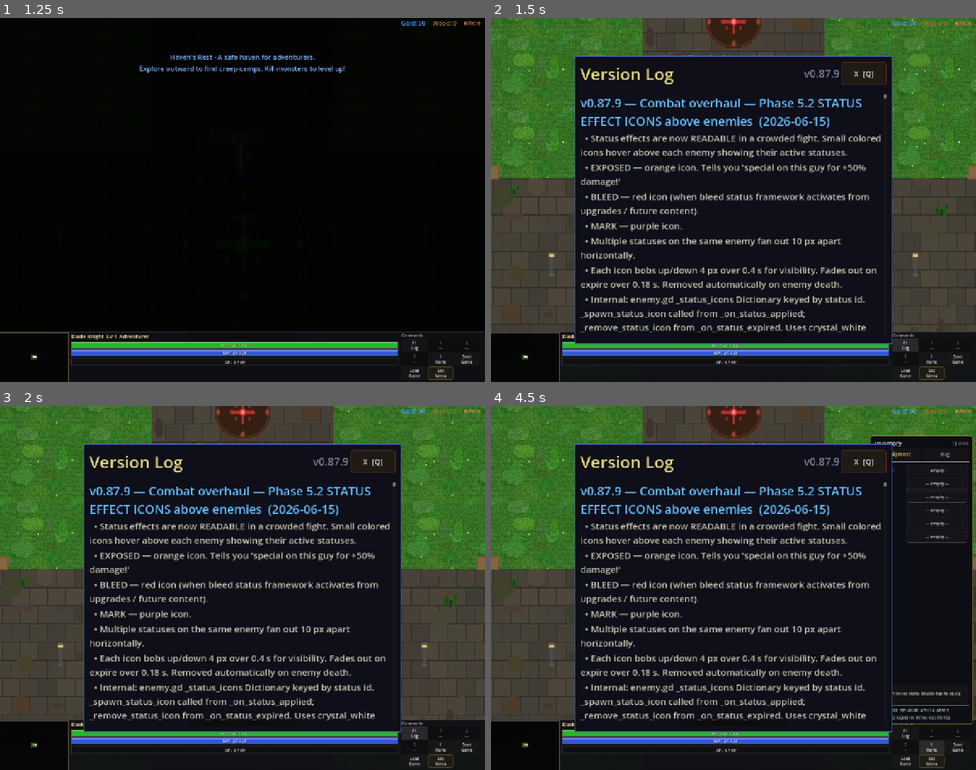
Above: before the commit, frames 1-4 (two rows, left to right).
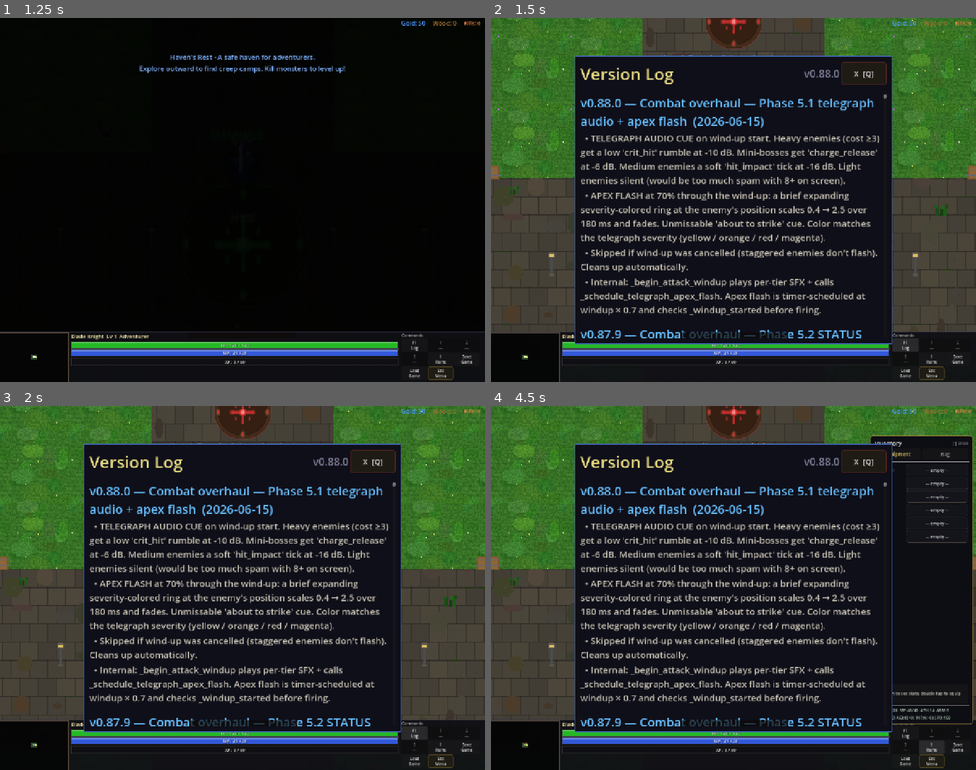
Above: after the commit, the same moments.

Repository: slxny/legends-open-rpg
Game: Godot game, scene res://scenes/main.tscn
Same seed, same stepped clock (60 frames per second), same inputs: the game is played once before the commit and once after it.
Inputs (mouse positions are in pixels of both pictures, inside the frame that each line leads up to):
- Up to frame 1 (1.25 s): tap Enter at 0.5 s; move the mouse to (218, 272) at 0.52 s; hold W (move_up) from 0.53 s (still down); hold Space (attack) from 0.53 s (still down); click (218, 272) at 0.67 s
- Up to frame 2 (1.5 s): release W (move_up) at 1.25 s; release Space (attack) at 1.25 s; click "F1 Log" at 1.25 s
- Up to frame 3 (2 s): no input
- Up to frame 4 (4.5 s): click "1 ---" at 2 s; click "2 ---" at 2.75 s; click "3 ---" at 3.5 s; click "I Items" at 4.25 s

Frame 1 is identical in both runs. In frame 2, 12% of the frame differs, in the area x 18-81%, y 14-88%; in frame 3, 12%; in frame 4, 12%.

Commit message:
v0.88.0: Combat overhaul — Phase 5.1 telegraph audio + apex flash
TELEGRAPH AUDIO CUE on wind-up start. Per-tier:
  light  (cost 1)  silent (would spam with 8+ on screen)
  medium (cost 2)  hit_impact at -16 dB
  heavy  (cost 3)  crit_hit at -10 dB
  boss            charge_release at -6 dB

APEX FLASH at 70% through wind-up:
- Severity-colored ring scales 0.4 → 2.5 over 180ms then fades.
- Color matches telegraph severity (yellow/orange/red/magenta).
- Unmissable 'about to strike' cue.
- Skipped if wind-up was cancelled (staggered enemies don't flash).

- enemy.gd _begin_attack_windup:
  Plays per-tier SFX after spawning telegraph arc / slam circle.
  Calls _schedule_telegraph_apex_flash().
- _schedule_telegraph_apex_flash creates SceneTreeTimer for
  windup_sec * 0.7. On timeout, checks owner valid + not dead +
  _windup_started, then calls _spawn_apex_flash with the severity
  color captured at schedule time.

Headless: smoke all PASS, parse clean.

Co-Authored-By: Claude Opus 4.7 (1M context) <noreply@anthropic.com>

Diff:
--- a/scenes/enemies/enemy.gd
+++ b/scenes/enemies/enemy.gd
@@ -4087,6 +4087,22 @@
 		else:
 			_spawn_telegraph_arc(target.global_position)
 
+	# Phase 5.1 — telegraph audio cue. Heavy/boss attacks get a low
+	# warning sound so the player notices even if they're not looking.
+	if AudioManager != null and AudioManager.has_method("play_sfx"):
+		var cost: int = _get_token_cost()
+		if is_mini_boss:
+			AudioManager.play_sfx("charge_release", -6.0)
+		elif cost >= 3:
+			AudioManager.play_sfx("crit_hit", -10.0)
+		elif cost == 2:
+			AudioManager.play_sfx("hit_impact", -16.0)
+
+	# Phase 5.1 — schedule apex flash just before strike lands. The flash
+	# is a brief expanding ring at the enemy's position that peaks right
+	# before the strike resolves, giving a visible "about to attack" beat.
+	_schedule_telegraph_apex_flash()
+
 
 # Striking phase: snap forward, normal colour. _end_attack_windup runs
 # even if the strike misses (range check fails), so visuals always reset.
@@ -4148,6 +4164,42 @@
 	if _telegraph_arc != null and is_instance_valid(_telegraph_arc):
 		_telegraph_arc.queue_free()
 	_telegraph_arc = null
+
+
+# Phase 5.1 — schedule a brief apex flash 70% through the wind-up so the
+# player sees an unmissable "about to strike" cue. Different intensity
+# per enemy tier.
+func _schedule_telegraph_apex_flash() -> void:
+	var windup: float = _get_windup_sec()
+	var delay: float = windup * 0.7
+	var owner_ref := self
+	var sev: Color = _get_telegraph_severity_color()
+	get_tree().create_timer(delay).timeout.connect(func() -> void:
+		if not is_instance_valid(owner_ref) or owner_ref._is_dead:
+			return
+		if not owner_ref._windup_started:
+			return  # wind-up was cancelled mid-flight
+		owner_ref._spawn_apex_flash(sev))
+
+
+func _spawn_apex_flash(severity: Color) -> void:
+	var tex = SpriteGenerator.get_texture("ring_flash")
+	if tex == null:
+		return
+	var flash := Sprite2D.new()
+	flash.texture = tex
+	flash.texture_filter = CanvasItem.TEXTURE_FILTER_NEAREST
+	flash.global_position = global_position
+	flash.modulate = Color(severity.r * 1.4, severity.g * 1.4, severity.b * 1.4, 0.85)
+	flash.scale = Vector2(0.4, 0.4)
+	flash.z_index = 4
+	_get_world_node().add_child(flash)
+	var t: Tween = flash.create_tween()
+	t.set_parallel(true)
+	t.tween_property(flash, "scale", Vector2(2.5, 2.5), 0.18).set_trans(Tween.TRANS_QUAD).set_ease(Tween.EASE_OUT)
+	t.tween_property(flash, "modulate:a", 0.0, 0.20).set_trans(Tween.TRANS_QUAD).set_ease(Tween.EASE_IN)
+	t.set_parallel(false)
+	t.tween_callback(flash.queue_free)
 
 
 # Phase 3.5 — open the vulnerability window. Heavier enemies stay open
--- a/scenes/ui/changelog_dialog.gd
+++ b/scenes/ui/changelog_dialog.gd
@@ -9,9 +9,20 @@
 var _is_visible: bool = false
 var _is_mobile: bool = false
 
-const GAME_VERSION := "v0.87.9"
+const GAME_VERSION := "v0.88.0"
 
 const CHANGELOG: Array[Dictionary] = [
+	{
+		"version": "v0.88.0",
+		"title": "Combat overhaul — Phase 5.1 telegraph audio + apex flash",
+		"date": "2026-06-15",
+		"entries": [
+			"TELEGRAPH AUDIO CUE on wind-up start. Heavy enemies (cost ≥3) get a low 'crit_hit' rumble at -10 dB. Mini-bosses get 'charge_release' at -6 dB. Medium enemies a soft 'hit_impact' tick at -16 dB. Light enemies silent (would be too much spam with 8+ on screen).",
+			"APEX FLASH at 70% through the wind-up: a brief expanding severity-colored ring at the enemy's position scales 0.4 → 2.5 over 180 ms and fades. Unmissable 'about to strike' cue. Color matches the telegraph severity (yellow / orange / red / magenta).",
+			"Skipped if wind-up was cancelled (staggered enemies don't flash). Cleans up automatically.",
+			"Internal: _begin_attack_windup plays per-tier SFX + calls _schedule_telegraph_apex_flash. Apex flash is timer-scheduled at windup × 0.7 and checks _windup_started before firing.",
+		]
+	},
 	{
 		"version": "v0.87.9",
 		"title": "Combat overhaul — Phase 5.2 STATUS EFFECT ICONS above enemies",
